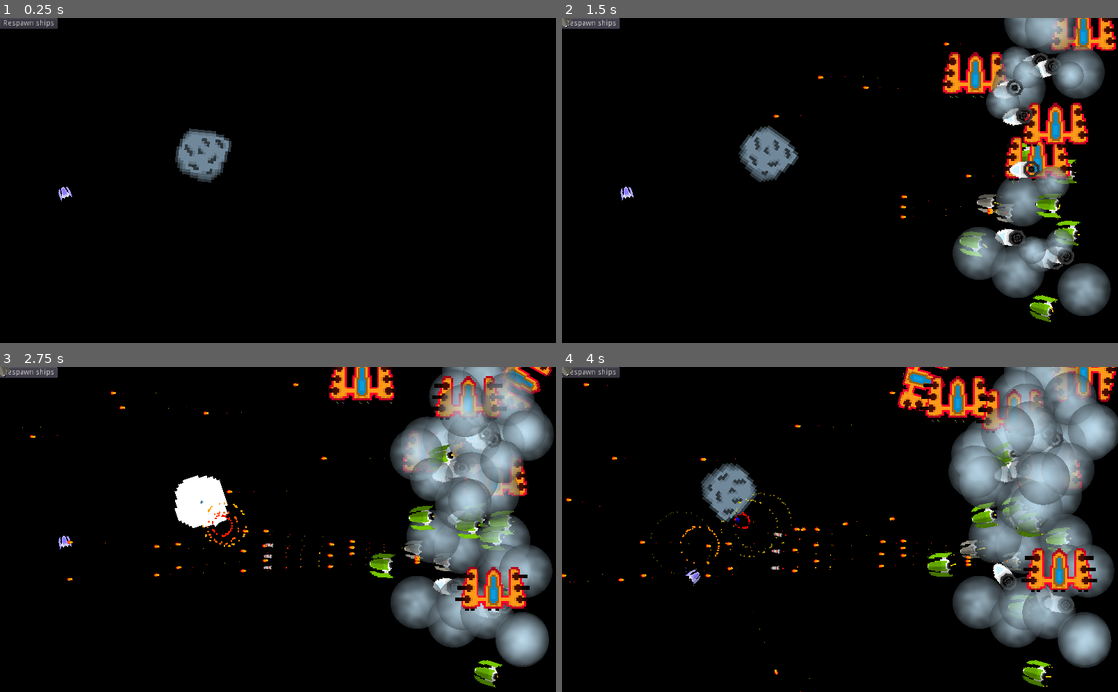
Above: before the commit, frames 1-4 (two rows, left to right).
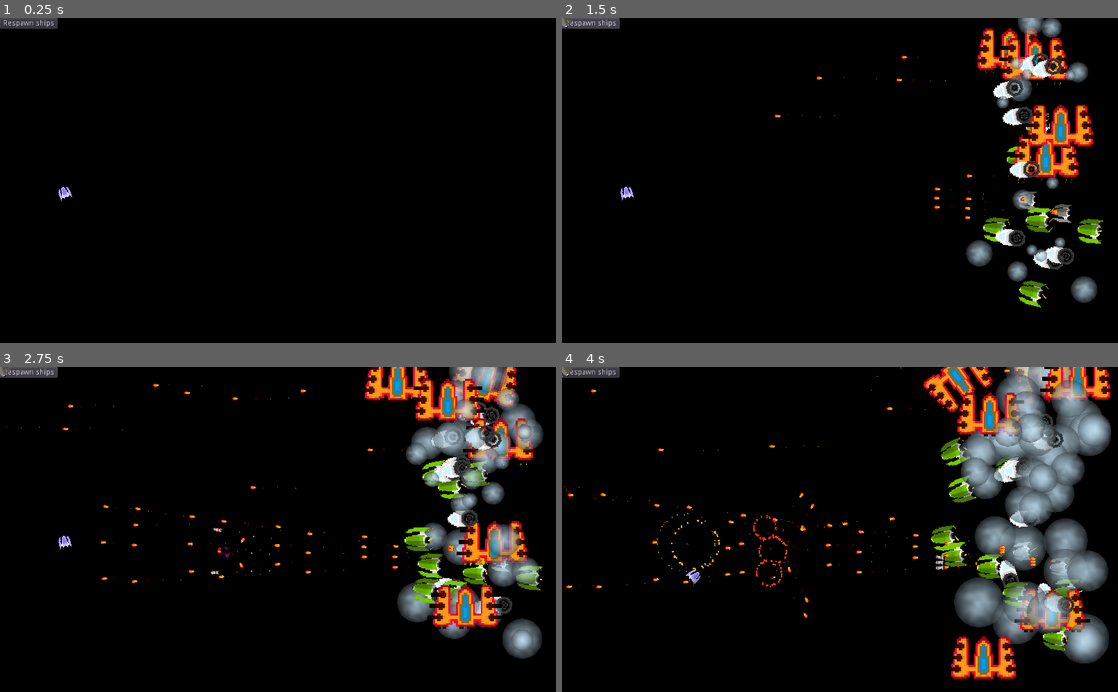
Above: after the commit, the same moments.

Repository: pigslyer/SlipspaceEscapades
Game: Godot game, scene res://Scenes/World.tscn
The game is run twice, just before and just after one commit, with the same random seed, the same clock (stepped at 60 frames per second) and the same inputs. Sound files missing from this copy of the repository are replaced by a short silence.
Inputs (mouse positions are in pixels of both pictures, inside the frame that each line leads up to):
- Up to frame 1 (0.25 s): no input
- Up to frame 2 (1.5 s): click "Respawn ships" at 0.5 s; click "Respawn ships" at 1.25 s
- Up to frame 3 (2.75 s): click "Respawn ships" at 2 s
- Up to frame 4 (4 s): tap Enter (ui_accept) at 2.75, 3.02, 3.77 s; move the mouse to (962, 513) at 2.77 s; hold D (move_right) 2.78-3.53 s; hold Space (shoot) 2.78-3.53 s; move the mouse to (728, 545) at 3.52 s; hold S (move_down) from 3.53 s (still down); tap Space (shoot) at 3.6 s

The runs differ from the first frame. In frame 1, 1.2% of the frame differs, in the area x 31-42%, y 33-51%; in frame 2, 16%; in frame 3, 22%, in the area x 1-100%, y 0-99%; in frame 4, 22%.

Commit message:
Enemies.
Added functionality to enemies and fixed their idle movement.

Diff:
--- a/Scenes/Enemies/BasicShip.tscn
+++ b/Scenes/Enemies/BasicShip.tscn
@@ -4,7 +4,7 @@
 [ext_resource path="res://Assets/Asset Scenes/BasicEnemyShipModel.tscn" type="PackedScene" id=3]
 
 [sub_resource type="RectangleShape2D" id=1]
-extents = Vector2( 19, 20 )
+extents = Vector2( 10, 20 )
 
 [node name="BasicShip" type="Area2D" groups=["BasicShips", "Entity"]]
 collision_layer = 4
--- a/Scenes/Enemies/BasicVariantShip.tscn
+++ b/Scenes/Enemies/BasicVariantShip.tscn
@@ -6,7 +6,7 @@
 [ext_resource path="res://Assets/Sprites/PaletteSwappableExplosiveShip.png" type="Texture" id=5]
 
 [sub_resource type="RectangleShape2D" id=1]
-extents = Vector2( 26.5, 27 )
+extents = Vector2( 10, 20 )
 
 [sub_resource type="AtlasTexture" id=2]
 resource_local_to_scene = true
--- a/Scenes/Enemies/BigBoy.tscn
+++ b/Scenes/Enemies/BigBoy.tscn
@@ -34,4 +34,5 @@
 position = Vector2( -126, 0 )
 shape = SubResource( 2 )
 
+[connection signal="area_entered" from="." to="." method="body_entered"]
 [connection signal="timeout" from="FractalTimer" to="." method="fire_fractal"]
--- a/Scenes/Enemies/PlasmaShip.tscn
+++ b/Scenes/Enemies/PlasmaShip.tscn
@@ -4,7 +4,7 @@
 [ext_resource path="res://Scripts/Enemies/PlasmaShip.gd" type="Script" id=2]
 
 [sub_resource type="RectangleShape2D" id=1]
-extents = Vector2( 68.5, 57.5 )
+extents = Vector2( 10, 20 )
 
 [node name="PlasmaShip" type="Area2D" groups=["Entity", "PlasmaShips"]]
 collision_layer = 4
--- a/Scenes/Enemies/ShieldPooperShip.tscn
+++ b/Scenes/Enemies/ShieldPooperShip.tscn
@@ -4,7 +4,7 @@
 [ext_resource path="res://Scripts/Enemies/ShieldPooperShip.gd" type="Script" id=2]
 
 [sub_resource type="RectangleShape2D" id=1]
-extents = Vector2( 30, 20 )
+extents = Vector2( 20, 20 )
 
 [node name="ShieldPooperShip" type="Area2D" groups=["Entity"]]
 collision_layer = 4
--- a/Scenes/World.tscn
+++ b/Scenes/World.tscn
@@ -1,8 +1,7 @@
-[gd_scene load_steps=7 format=2]
+[gd_scene load_steps=6 format=2]
 
 [ext_resource path="res://Scripts/World.gd" type="Script" id=1]
 [ext_resource path="res://Scenes/Player.tscn" type="PackedScene" id=2]
-[ext_resource path="res://Scenes/Asteroids/BigAsteroid.tscn" type="PackedScene" id=3]
 [ext_resource path="res://Scripts/Enemies/Enemies.gd" type="Script" id=4]
 
 [sub_resource type="RectangleShape2D" id=1]
@@ -38,6 +37,10 @@
 z_index = 1
 script = ExtResource( 4 )
 
+[node name="BasicSpawnTimer" type="Timer" parent="Enemies"]
+wait_time = 3.0
+one_shot = true
+
 [node name="Button" type="Button" parent="."]
 margin_right = 12.0
 margin_bottom = 20.0
@@ -51,16 +54,13 @@
 [node name="Player" parent="." instance=ExtResource( 2 )]
 position = Vector2( 119, 323 )
 
-[node name="EnemySpawnArea" type="Node2D" parent="."]
+[node name="EnemyStartingArea" type="Node2D" parent="."]
 
-[node name="TopLeft" type="Position2D" parent="EnemySpawnArea"]
+[node name="TopLeft" type="Position2D" parent="EnemyStartingArea"]
 position = Vector2( 626, 29 )
 
-[node name="BottomRight" type="Position2D" parent="EnemySpawnArea"]
+[node name="BottomRight" type="Position2D" parent="EnemyStartingArea"]
 position = Vector2( 988, 571 )
-
-[node name="BigAsteroid" parent="." instance=ExtResource( 3 )]
-position = Vector2( 373, 252 )
 
 [connection signal="pressed" from="Button" to="Enemies" method="spawn_ships"]
 [connection signal="timeout" from="GameplayCountdown" to="." method="_on_GameplayCountdown_timeout"]
--- a/Scripts/Enemies/BasicShip.gd
+++ b/Scripts/Enemies/BasicShip.gd
@@ -24,12 +24,13 @@
 var is_attacking := false;
 var starting_position : Vector2;
 var is_idle_set := false;
+var gameplay_stopped := false;
 
 func _ready():
-	go_to.x = Global.get_possible_enemy_pos().x;
+	starting_position = Global.get_enemy_starting_pos();
+	go_to.x = starting_position.x;
 	idle_timer.connect("timeout", self, "set_is_idle_set", [false]);
 	shooting_timer.connect("timeout", self, "set_can_shoot", [true]);
-	starting_position = global_position;
 
 func attack(delta) -> void:
 	go_to.y = player.global_position.y + y_offset;
@@ -43,7 +44,7 @@
 		$BasicEnemyShipModel.SetGlobalDirection(velocity);
 		set_new_x = false;
 	elif(!set_new_x):
-		go_to.x = Global.get_possible_enemy_pos().x;
+		go_to.x = Global.get_enemy_starting_pos().x;
 		set_new_x = true;
 	else:
 		fire();
@@ -96,12 +97,13 @@
 	is_idle_set = is_set;
 
 func _physics_process(delta):
-	if(is_attacking):
-		attack(delta);
-	else:
-		idle_movement(delta);
+	if(!gameplay_stopped):
+		if(is_attacking):
+			attack(delta);
+		else:
+			idle_movement(delta);
 
-	look_at(player.global_position);
+		look_at(player.global_position);
 
 var _dying := false;
 
--- a/Scripts/Enemies/BasicVariantShip.gd
+++ b/Scripts/Enemies/BasicVariantShip.gd
@@ -24,12 +24,13 @@
 var is_attacking := false;
 var starting_position : Vector2;
 var is_idle_set := false;
+var gameplay_stopped := false;
 
 func _ready():
-	go_to.x = Global.get_possible_enemy_pos().x;
+	starting_position = Global.get_enemy_starting_pos();
+	go_to.x = starting_position.x;
 	idle_timer.connect("timeout", self, "set_is_idle_set", [false]);
 	shooting_timer.connect("timeout", self, "set_can_shoot", [true]);
-	starting_position = global_position;
 
 func attack(delta) -> void:
 	go_to.y = player.global_position.y + y_offset;
@@ -41,7 +42,7 @@
 		$BasicEnemyShipModel.SetGlobalDirection(velocity);
 		set_new_x = false;
 	elif(!set_new_x):
-		go_to.x = Global.get_possible_enemy_pos().x;
+		go_to.x = Global.get_enemy_starting_pos().x;
 		set_new_x = true;
 	else:
 		fire();
@@ -94,12 +95,13 @@
 	is_idle_set = is_set;
 
 func _physics_process(delta):
-	if(is_attacking):
-		attack(delta);
-	else:
-		idle_movement(delta);
+	if(!gameplay_stopped):
+		if(is_attacking):
+			attack(delta);
+		else:
+			idle_movement(delta);
 
-	look_at(player.global_position);
+		look_at(player.global_position);
 
 var _dying := false;
 
--- a/Scripts/Enemies/BigBoy.gd
+++ b/Scripts/Enemies/BigBoy.gd
@@ -3,6 +3,7 @@
 
 const EXPLOSIVE_MISSILE_SCENE := preload("res://Scenes/Powerups/ExplosiveMissile.tscn");
 const FRACTAL_MISSILE_SCENE := preload("res://Scenes/Powerups/FractalMissile.tscn");
+const SPEED := 50;
 
 export(int) var hp = 100;
 
@@ -11,11 +12,24 @@
 
 onready var fractal_position = $BigBoyModel.GetFractalCannonPosition();
 onready var bullet_timer = $BulletTimer;
+onready var fractal_timer = $FractalTimer;
+
+var can_shoot_fractals := false;
+var gameplay_stopped := false;
+var go_to := Vector2();
 
 func _physics_process(delta):
-	if(bullet_timer.is_stopped()):
-		bullet_timer.start();
-		fire_missile(firing_positions[randi() % firing_positions.size()].global_position);
+	if(!gameplay_stopped):
+		var diff = go_to - global_position;
+		if(diff.length() < 10):
+			global_position += diff.normalized() * SPEED * delta;
+
+		if(bullet_timer.is_stopped()):
+			bullet_timer.start();
+			fire_missile(firing_positions[randi() % firing_positions.size()].global_position);
+		if(fractal_timer.is_stopped() and can_shoot_fractals):
+			fractal_timer.start();
+			fire_fractal();
 
 func fire_missile(pos : Vector2):
 	var new_missile = EXPLOSIVE_MISSILE_SCENE.instance();
@@ -32,3 +46,8 @@
 	new_fractal_missile.global_position = fractal_position.global_position;
 	new_fractal_missile.rotation = PI;
 	get_parent().add_child(new_fractal_missile);
+
+func body_entered(entity) -> void:
+	hp -= entity.strength;
+	if(hp <= 0):
+		queue_free();
--- a/Scripts/Enemies/Enemies.gd
+++ b/Scripts/Enemies/Enemies.gd
@@ -2,6 +2,11 @@
 extends Node2D
 
 const BARRAGE_TIME := 40;
+const BASIC_VARIANT_TIME := 50;
+const PLASMA_TIME := 35;
+const SHIELD_TIME := 30;
+const BIG_BOY_TIME := 20;
+const BIG_BOY_FRACTAL_TIME := 10;
 
 enum SHIP_TYPES {
 	BASIC,
@@ -15,7 +20,7 @@
 	preload("res://Scenes/Enemies/BasicShip.tscn"),
 	preload("res://Scenes/Enemies/BasicVariantShip.tscn"),
 	preload("res://Scenes/Enemies/PlasmaShip.tscn"),
-	null,
+	preload("res://Scenes/Enemies/BigBoy.tscn"),
 	preload("res://Scenes/Enemies/ShieldPooperShip.tscn")
 ];
 
@@ -39,6 +44,9 @@
 	3,
 ];
 
+onready var basic_spawn_timer := $BasicSpawnTimer;
+
+
 var attacker_numbers = [
 	0,
 	0,
@@ -46,6 +54,7 @@
 ];
 
 var player;
+var big_boy = null;
 var basic_ships_barrage := false;
 var countdown_timer;
 
@@ -90,7 +99,13 @@
 	attacker_numbers[type] -= 1;
 	get_parent().AddScore(score, inst.global_position);
 
+func stop_gameplay() -> void:
+	for child in get_children():
+		child.gameplay_stopped = true;
+
 func _physics_process(delta):
+
+
 	for type in SHIP_TYPES.values():
 		if(type != SHIP_TYPES.SHIELD_POOPER and type != SHIP_TYPES.BIG_BOY):
 			for child in get_children():
--- a/Scripts/Enemies/PlasmaShip.gd
+++ b/Scripts/Enemies/PlasmaShip.gd
@@ -27,18 +27,20 @@
 var is_on_run := false;
 var is_setting_up := false;
 var shoot_index := 0;
+var gameplay_stopped := false;
 
 func _ready():
-	go_to.x = Global.get_possible_enemy_pos().x;
+	starting_position = Global.get_enemy_starting_pos();
+	go_to.x = starting_position.x;
 	idle_timer.connect("timeout", self, "set_is_idle_set", [false]);
 	attack_timer.connect("timeout", self, "setup_bombing_run");
-	starting_position = global_position;
 
 func _physics_process(delta):
-	if(is_attacking):
-		attack(delta);
-	else:
-		idle_movement(delta);
+	if(!gameplay_stopped):
+		if(is_attacking):
+			attack(delta);
+		else:
+			idle_movement(delta);
 
 func attack(delta):
 	if(abs(go_to.y - global_position.y) > 25):
@@ -68,7 +70,7 @@
 		is_setting_up = true;
 
 func setup_bombing_run() -> void:
-	go_to.x = Global.get_possible_enemy_pos().x;
+	go_to.x = Global.get_enemy_starting_pos().x;
 	go_to.y = Global.bottom_right.y if global_position.y < Global.bottom_right.y * 0.5 else Global.bottom_right.y * 0.1;
 	is_setting_up = false;
 
--- a/Scripts/Enemies/ShieldPooperShip.gd
+++ b/Scripts/Enemies/ShieldPooperShip.gd
@@ -18,6 +18,7 @@
 var pooped := 0;
 var player;
 var angle_of_poop := 0.0;
+var gameplay_stopped := false;
 
 func _ready():
 	go_to = global_position;
@@ -25,18 +26,19 @@
 	look_at(get_tree().get_nodes_in_group("PLAYER")[0].global_position);
 
 func _physics_process(delta):
-	var diff = go_to - global_position;
-	if(diff.length() > 5):
-		velocity = diff.normalized() * SPEED;
-		global_position += velocity * delta;
-	elif(movement_timer.is_stopped()):
-		movement_timer.start();
-		pooped = 0;
-		angle_of_poop = rand_range(0, 2 * PI);
-	elif(pooped < MAX_POOPED and shield_poop_timer.is_stopped()):
-		pooped += 1;
-		poop_shield();
-		shield_poop_timer.start();
+	if(!gameplay_stopped):
+		var diff = go_to - global_position;
+		if(diff.length() > 5):
+			velocity = diff.normalized() * SPEED;
+			global_position += velocity * delta;
+		elif(movement_timer.is_stopped()):
+			movement_timer.start();
+			pooped = 0;
+			angle_of_poop = rand_range(0, 2 * PI);
+		elif(pooped < MAX_POOPED and shield_poop_timer.is_stopped()):
+			pooped += 1;
+			poop_shield();
+			shield_poop_timer.start();
 
 func _process(delta):
 	if (velocity.length_squared() > 0):
@@ -52,7 +54,7 @@
 	get_parent().add_child(new_shield);
 
 func set_new_go_to() -> void:
-	go_to = Global.get_possible_enemy_pos();
+	go_to = Global.get_enemy_starting_pos();
 
 func body_entered(entity):
 	hp -= entity.strength;
--- a/Scripts/Global.gd
+++ b/Scripts/Global.gd
@@ -23,7 +23,7 @@
 var top_left;
 var bottom_right;
 
-func get_possible_enemy_pos() -> Vector2:
+func get_enemy_starting_pos() -> Vector2:
 	var new_pos = Vector2(
 		rand_range(top_left.x, bottom_right.x),
 		rand_range(top_left.y, bottom_right.y)
--- a/Scripts/Player.gd
+++ b/Scripts/Player.gd
@@ -162,7 +162,7 @@
 			MissilePowerupVariables.explosive_number += 2;
 			MissilePowerupVariables.explosive_strength += 1;
 		Global.POWERUPS.FIRERATE:
-			powerups["firerate"] += 1;
+			powerups["fire_rate"] += 1;
 		Global.POWERUPS.FRACTAL:
 			next_shot_fractal = true;
 		Global.POWERUPS.SHIELD:
--- a/Scripts/Powerups/Shield.gd
+++ b/Scripts/Powerups/Shield.gd
@@ -19,7 +19,7 @@
 	if(growing):
 		var size = hp / max_hp;
 		scale = Vector2(size, size);
-		hp += 1/hp;
+		hp += 0.1/hp;
 		_updateShaderTear();
 		growing = hp <= max_hp;
 
--- a/Scripts/World.gd
+++ b/Scripts/World.gd
@@ -4,8 +4,8 @@
 signal OnScoreGained(amount, from);
 
 func _ready():
-	Global.top_left = $EnemySpawnArea/TopLeft.global_position;
-	Global.bottom_right = $EnemySpawnArea/BottomRight.global_position;
+	Global.top_left = $EnemyStartingArea/TopLeft.global_position;
+	Global.bottom_right = $EnemyStartingArea/BottomRight.global_position;
 	$Enemies.countdown_timer = $GameplayCountdown;
 
 func StartGameplay(time: float):
